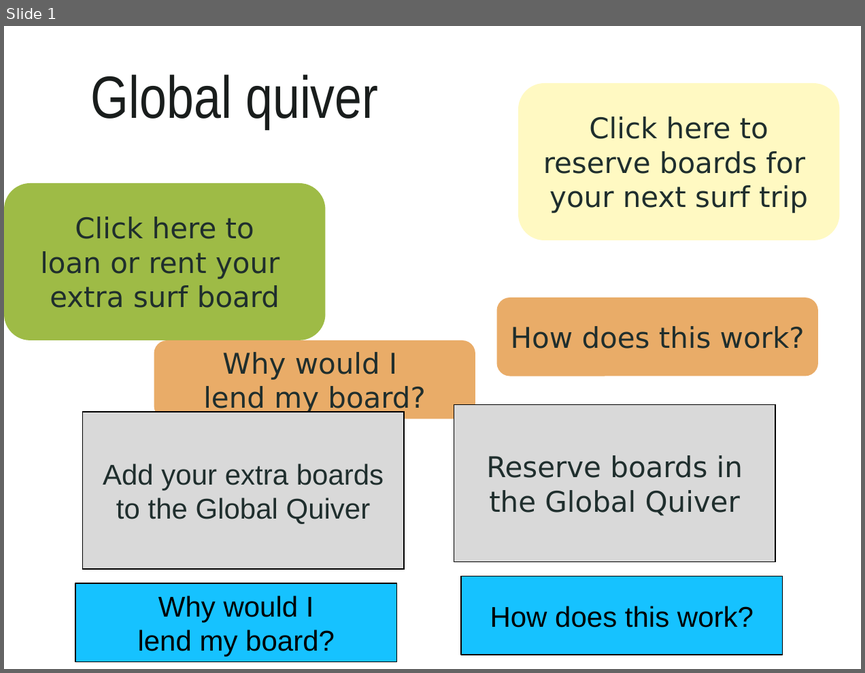
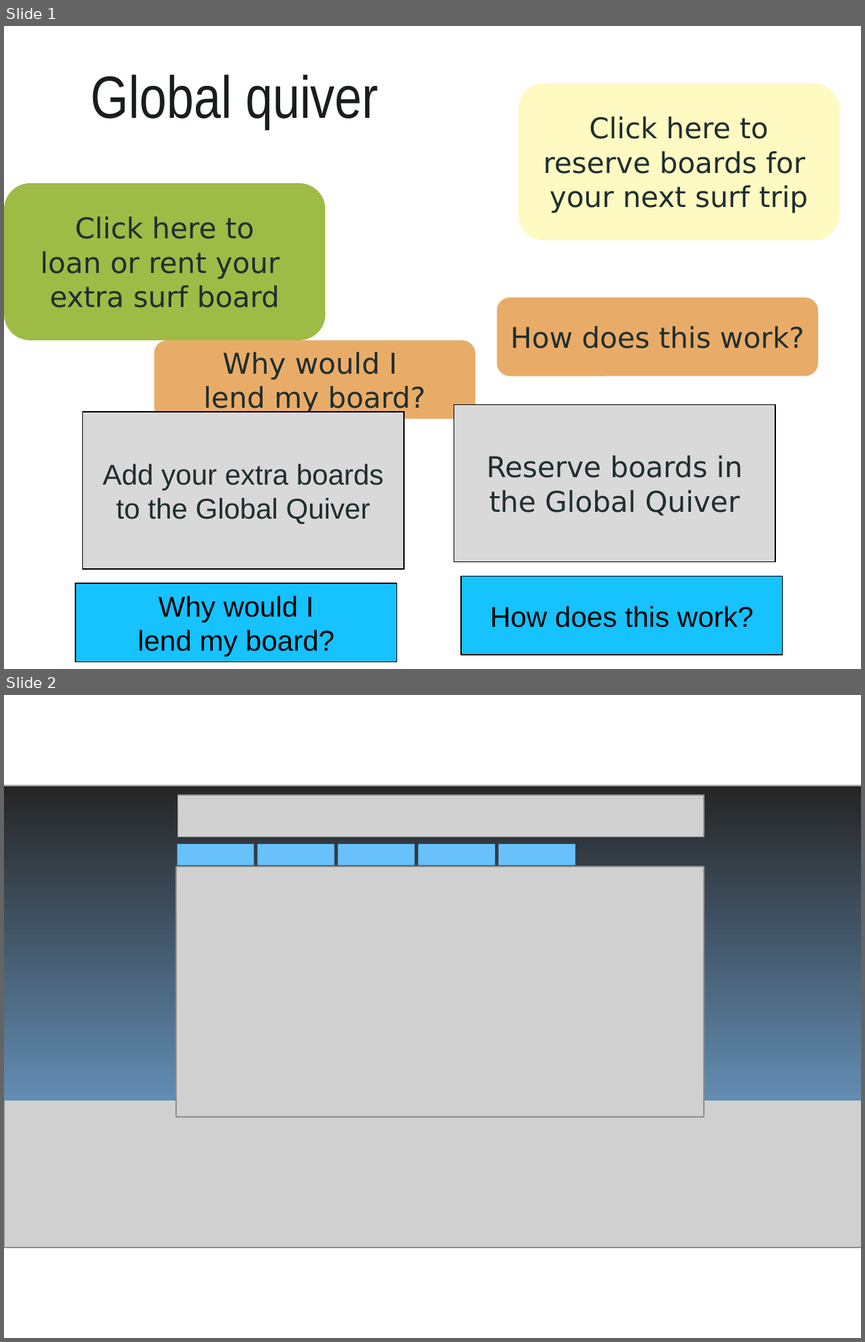
Before and after one commit to broughten/globalquiver, a slide deck: doc/mockups.ppt. Shown one above the other, each under a label of ours: slide 1 before the commit, slides 1 and 2 after it. The pictures are 865x673 and 865x1342 pixels, drawn with LibreOffice and Linux fonts; fonts in the diff are those of the drawing; grey boxes stand for pictures. Boxes give left, top, right and bottom in pixels: in the first picture for what was removed or moved away, otherwise in the second. Text is boxed around its words. In the diff, an @@ line names an element or a change of style, - is before the commit and + after.

```diff
--- a/doc/mockups.ppt
+++ b/doc/mockups.ppt
@@ slide 2 added at (4,695,861,1338), background #FFFFFF @@
@@ rectangle added at (4,786,861,1100), fill gradient #262626 to #628CB2 @@
@@ picture added at (5,785,861,1246) @@
@@ picture added at (178,795,704,837) @@
@@ rectangle added at (177,844,254,866), fill #68C1FA @@
@@ rectangle added at (258,844,334,866), fill #68C1FA @@
@@ rectangle added at (338,844,415,866), fill #68C1FA @@
@@ rectangle added at (418,844,495,866), fill #68C1FA @@
@@ rectangle added at (498,844,575,866), fill #68C1FA @@
@@ picture added at (176,866,704,1117) @@
```
Also in this commit, not shown: 1 other slide added, 17 other files.
